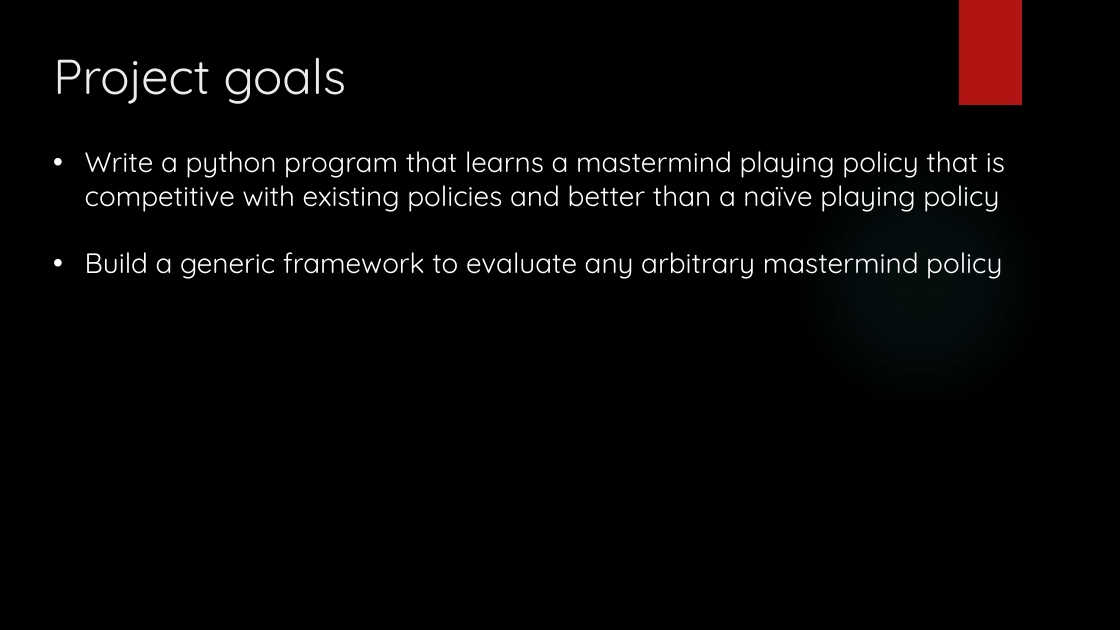
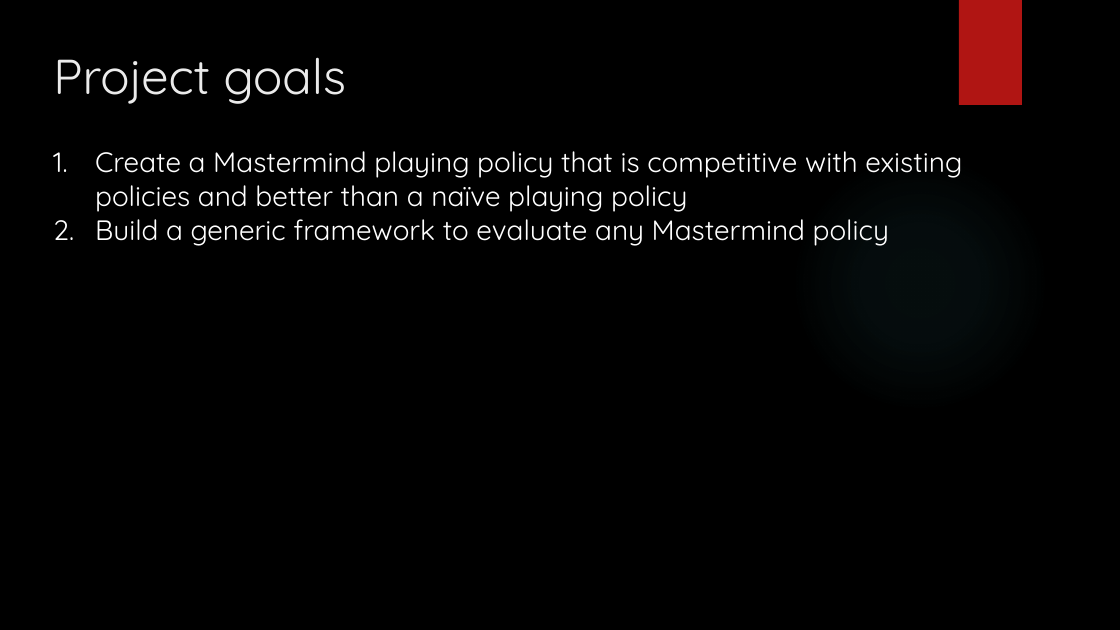
Before and after one commit to gilsh2/final_ai_project, a slide deck: slide 2 of ai_final_project_mastermind.pptx. Drawn at 1120x630 pixels with LibreOffice and Linux fonts; fonts in the diff are those of the drawing; background and template pictures are left out. Boxes give left, top, right and bottom in pixels: in the first picture for what was removed or moved away, otherwise in the second. Text is boxed around its words. In the diff, an @@ line names an element or a change of style, - is before the commit and + after.

```diff
--- a/ai_final_project_mastermind.pptx
+++ b/ai_final_project_mastermind.pptx
@@ text at (95,151,962,246): text changed @@
-• Write a python program that learns a mastermind playing policy that is competitive with existing policies and better than a naïve playing policy
-• Build a generic framework to evaluate any arbitrary mastermind policy
+1. Create a Mastermind playing policy that is competitive with existing policies and better than a naïve playing policy
+2. Build a generic framework to evaluate any Mastermind policy
```
Also in this commit, not shown: 5 other slides changed.
